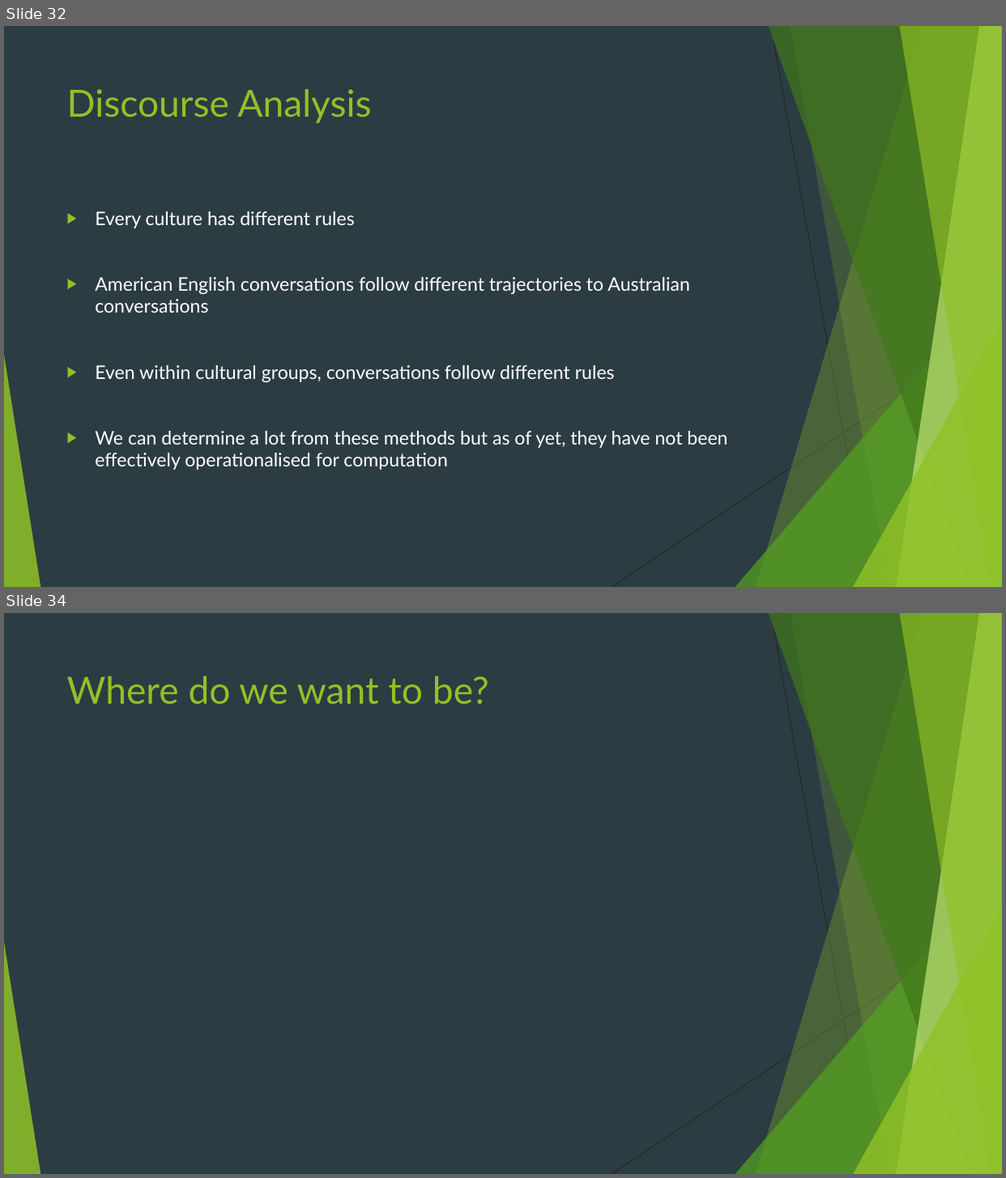
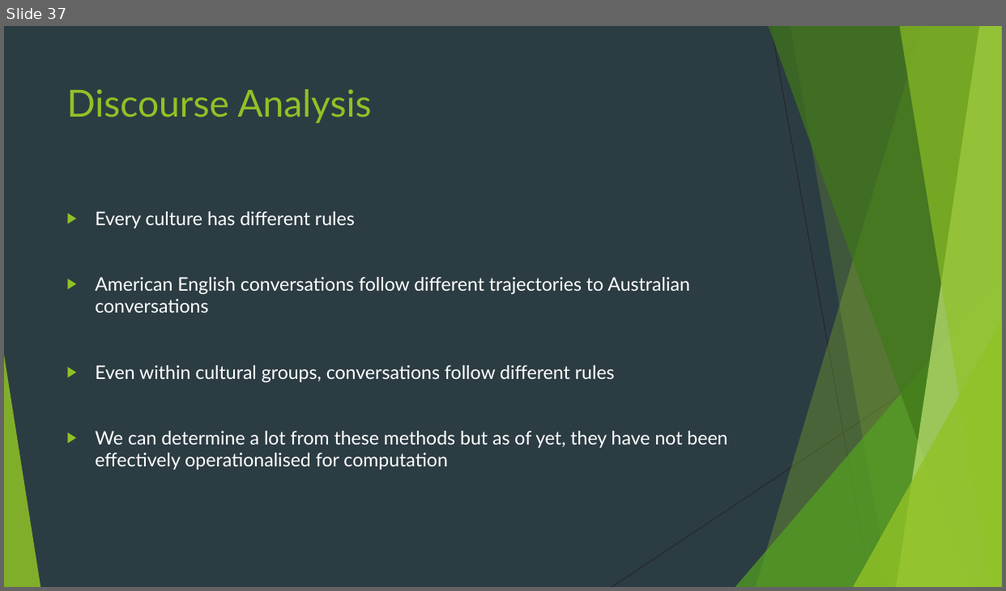
Before and after one commit to krownniuqjk/Lectures, a slide deck: Short Course in Linguistics Wk 5.pptx. Shown one above the other, each under a label of ours: slides 32 and 34 before the commit, slide 37 after it; the slides between them are not shown. The pictures are 1006x1178 and 1006x591 pixels, drawn with LibreOffice and Linux fonts; fonts in the diff are those of the drawing. Boxes give left, top, right and bottom in pixels: in the first picture for what was removed or moved away, otherwise in the second. Text is boxed around its words. In the diff, an @@ line names an element or a change of style, - is before the commit and + after.

```diff
--- a/Short Course in Linguistics Wk 5.pptx
+++ b/Short Course in Linguistics Wk 5.pptx
@@ slide 34 removed at (x1=4, y1=613, x2=1002, y2=1174), background #2C3C43; not listed: 10 template elements that a slide beside it also shows @@
@@ title removed at (x1=67, y1=676, x2=489, y2=705) @@
-Where do we want to be?
@@ what was slide 32 is now slide 37 @@
```
Also in this commit, not shown: 1 slide changed, 5 slides added.
